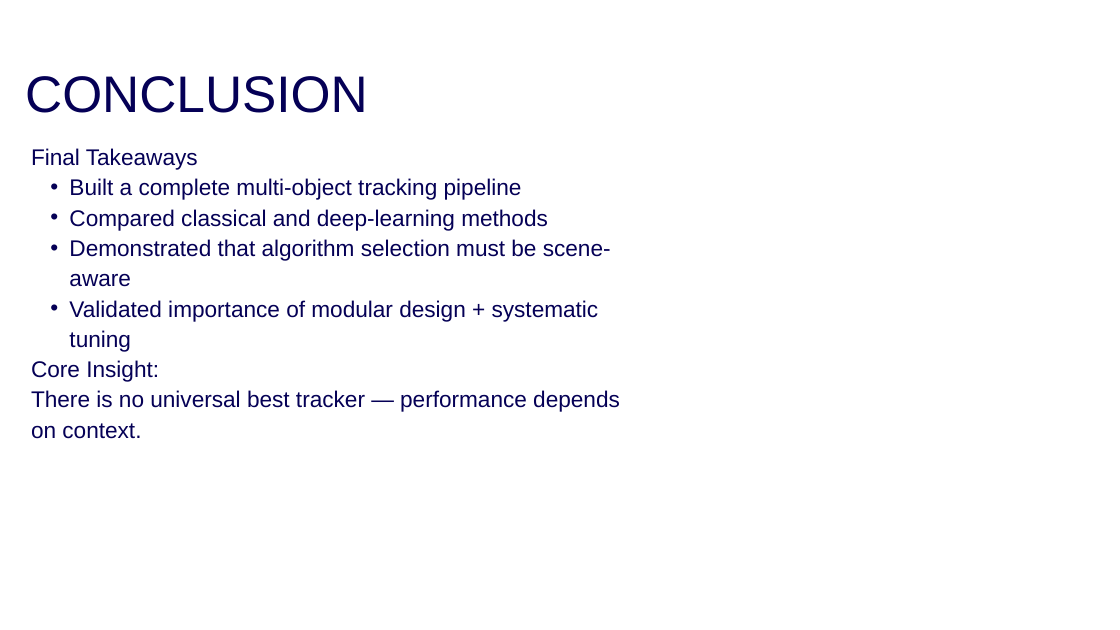
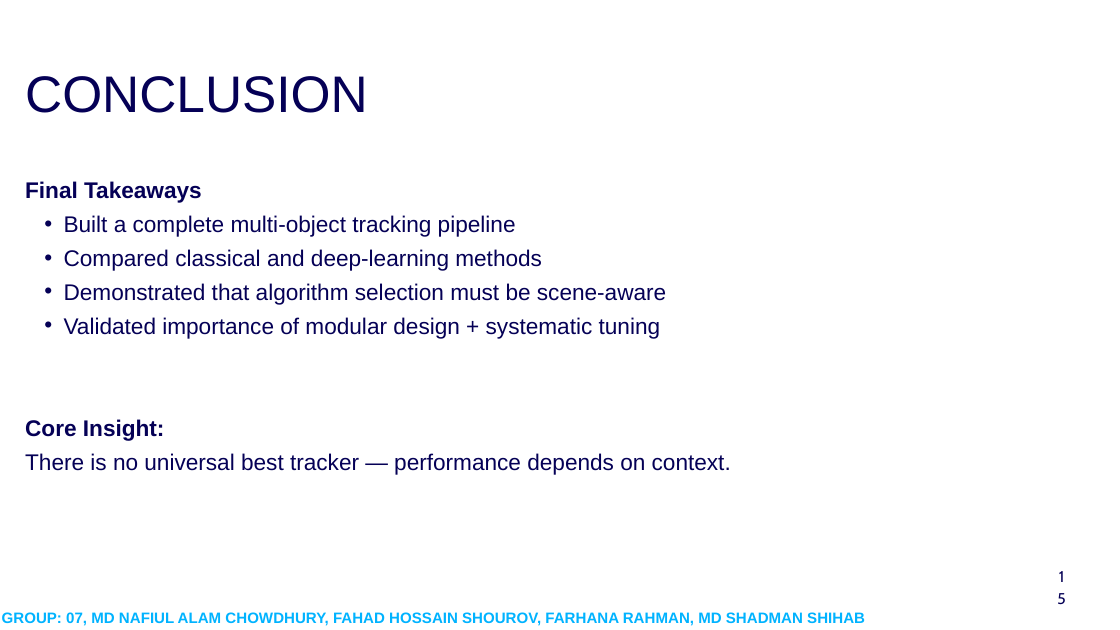
Before and after one commit to cyanide10/cse445project, a slide deck: slide 16 of other/445presentation.pptx (slide 13 before the commit). Drawn at 1120x630 pixels with LibreOffice and Linux fonts; fonts in the diff are those of the drawing; background and template pictures are left out. Boxes give left, top, right and bottom in pixels: in the first picture for what was removed or moved away, otherwise in the second. Text is boxed around its words. In the diff, an @@ line names an element or a change of style, - is before the commit and + after.

```diff
--- a/other/445presentation.pptx
+++ b/other/445presentation.pptx
@@ text "Final Takeaways": place and size @@
-text "Final Takeaways" at [31,148,620,439]
+text "Final Takeaways" at [25,181,731,475]
@@ text "Final Takeaways" at [25,181,731,475]: bold on in "Final Takeaways", "Core Insight:"; line spacing 39pt to 43.6pt @@
@@ text added at [1057,564,1067,576], 20 pt, text #050056 @@
+15
@@ text added at [2,612,865,626], 19.4 pt, text gradient #00B3FF to #3A459B, bold @@
+GROUP: 07, MD NAFIUL ALAM CHOWDHURY, FAHAD HOSSAIN SHOUROV, FARHANA RAHMAN, MD SHADMAN SHIHAB
```
Also in this commit, not shown: 11 other slides changed, 5 slides added, 1 slide removed.
